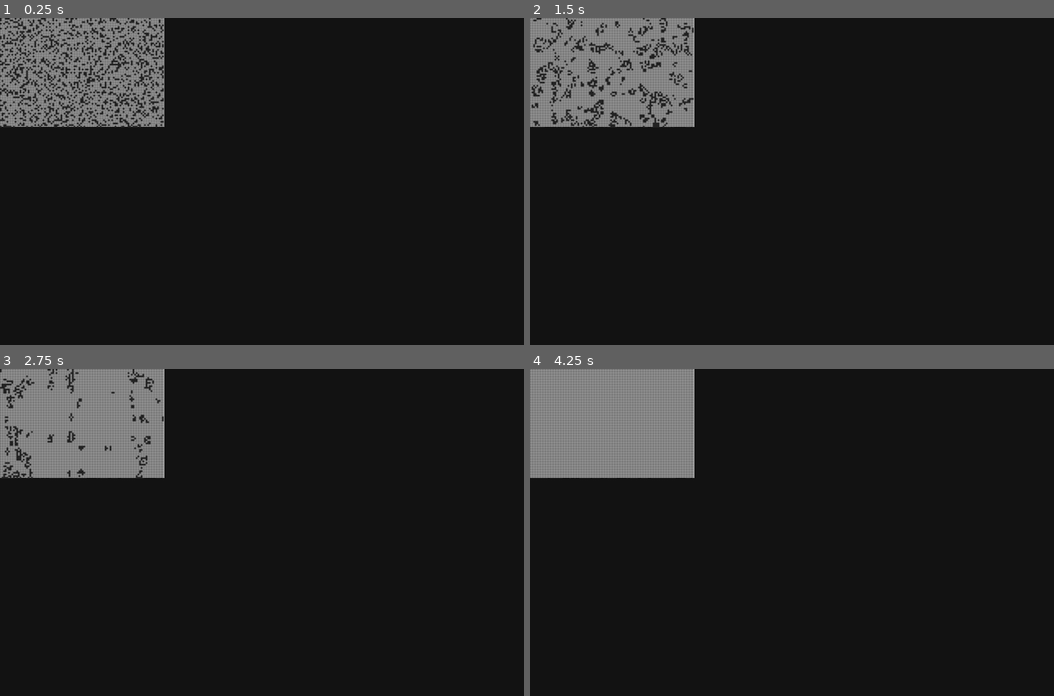
Above: before the commit, frames 1-4 (two rows, left to right).
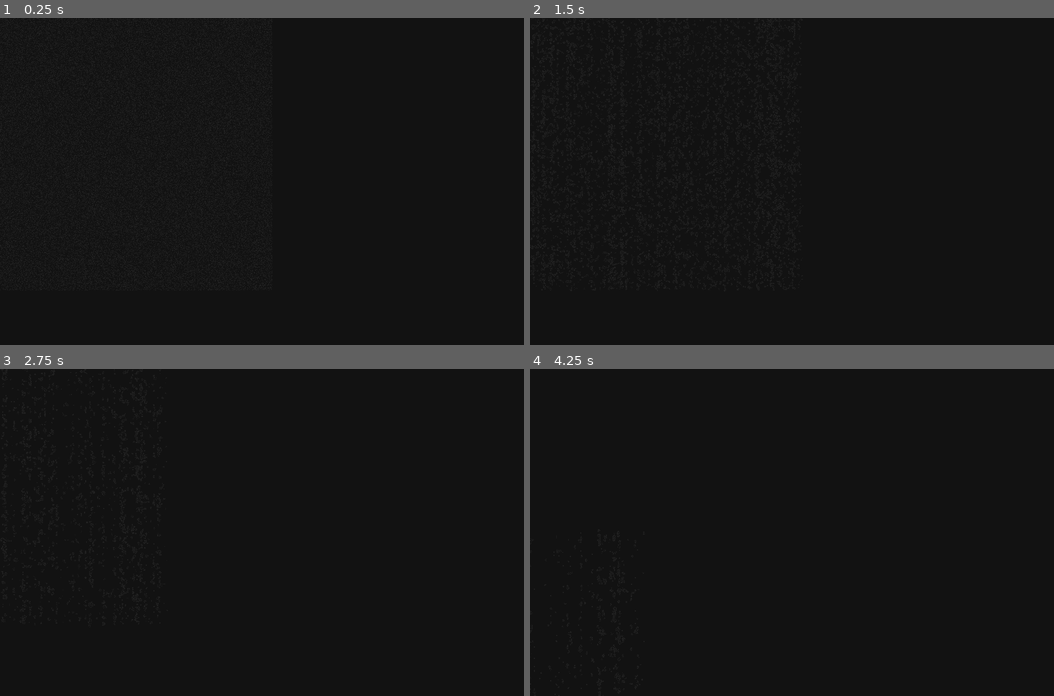
Above: after the commit, the same moments.

Repository: mrmoskal/Conway-s-Game-of-Life---2026-Build---Infinite-Board
Game: browser game, page index.html
The game is run twice, just before and just after one commit, with the same random seed, the same clock (stepped at 60 frames per second) and the same inputs.
Inputs (mouse positions are in pixels of both pictures, inside the frame that each line leads up to):
- Up to frame 1 (0.25 s): no input
- Up to frame 2 (1.5 s): click (792, 181) at 0.27 s; click (792, 214) at 1.07 s
- Up to frame 3 (2.75 s): click (157, 499) at 1.67 s; press the mouse at (366, 483) at 2.27 s; release the mouse at (262, 467) at 2.4 s
- Up to frame 4 (4.25 s): click (870, 597) at 2.87 s; click (661, 614) at 3.47 s; press the mouse at (792, 467) at 4.07 s; release the mouse at (739, 646) at 4.2 s

The runs differ from the first frame. In frame 1, 6.9% of the frame differs, in the area x 0-32%, y 0-34%; in frame 2, 7.8%; in frame 3, 8.6%; in frame 4, 9.3%.

Commit message:
upto date - TODO: refactore, finish, document (optional: add cool features)

Diff:
--- a/app.js
+++ b/app.js
@@ -4,14 +4,13 @@
   const canvasContext = canvas.getContext("2d");
 
   const worldAnchor2D = { x: 0, y: 0 };
-  const worldSize2D = { width: 300, height: 200 };
+  const worldSize2D = { width: window.innerWidth, height: window.innerHeight };
   const cellSize2D = { width: 30, height: 30 };
 
   // dynamic canvas & cell resizing
   const resizeCanvas = () => {
-    canvas.width = window.innerWidth;
-    canvas.height = window.innerHeight;
-
+    canvas.width = worldSize2D.width;
+    canvas.height = worldSize2D.height;
     // calculate uniform square cell size scaled to ratio units
     const baseCellSize = Math.min(
       canvas.width / worldSize2D.width,
@@ -181,19 +180,19 @@
         context.clearRect(0, 0, worldSize2D.width, worldSize2D.height);
 
         // Grid lines
-        context.strokeStyle = "#e0e0e0";
-        for (let x = 0; x <= worldSize2D.width; x += cellSize2D.width) {
-          context.beginPath();
-          context.moveTo(x, 0);
-          context.lineTo(x, worldSize2D.height);
-          context.stroke();
-        }
-        for (let y = 0; y <= worldSize2D.height; y += cellSize2D.height) {
-          context.beginPath();
-          context.moveTo(0, y);
-          context.lineTo(worldSize2D.width, y);
-          context.stroke();
-        }
+        // context.strokeStyle = "#e0e0e0";
+        // for (let x = 0; x <= worldSize2D.width; x += cellSize2D.width) {
+        //   context.beginPath();
+        //   context.moveTo(x, 0);
+        //   context.lineTo(x, worldSize2D.height);
+        //   context.stroke();
+        // }
+        // for (let y = 0; y <= worldSize2D.height; y += cellSize2D.height) {
+        //   context.beginPath();
+        //   context.moveTo(0, y);
+        //   context.lineTo(worldSize2D.width, y);
+        //   context.stroke();
+        // }
 
         // Live cells inside canvas bounds
         context.fillStyle = "#222222";
